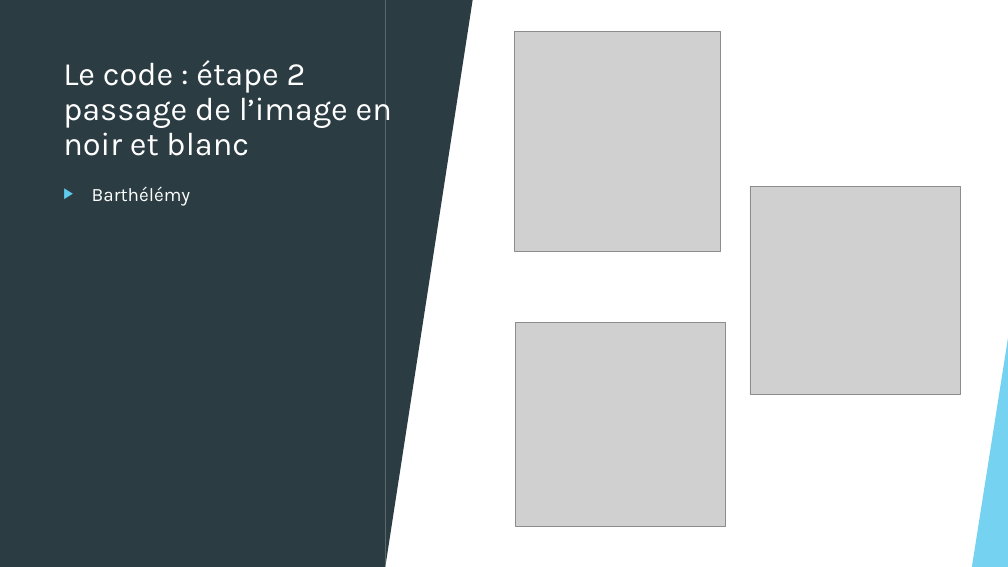
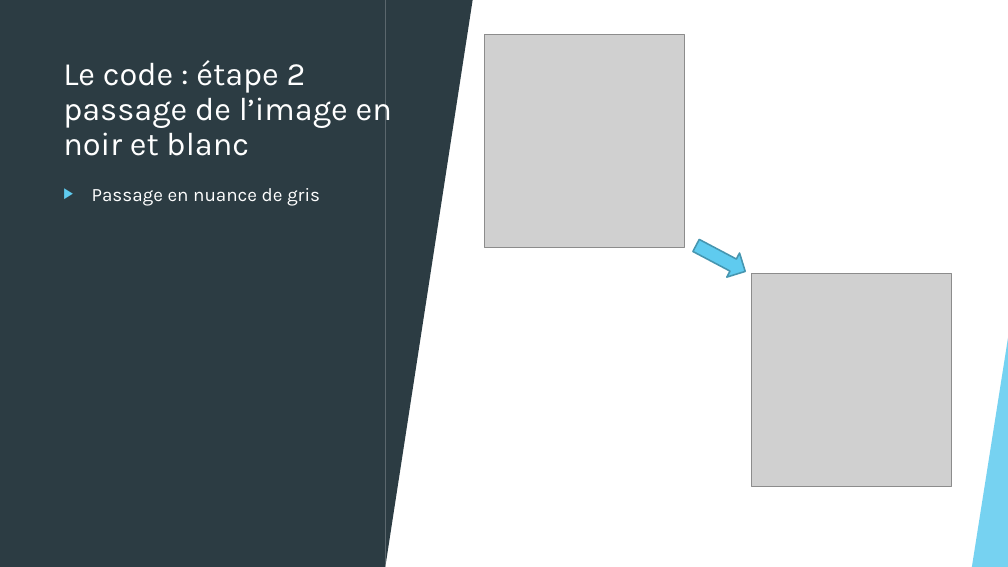
Before and after one commit to chloemuller/sudoku, a slide deck: slide 5 of slide_présentation.pptx. Drawn at 1008x567 pixels with LibreOffice and Linux fonts; fonts in the diff are those of the drawing; grey boxes stand for pictures. Boxes give left, top, right and bottom in pixels: in the first picture for what was removed or moved away, otherwise in the second. Text is boxed around its words. In the diff, an @@ line names an element or a change of style, - is before the commit and + after.

Commit message:
slides

```diff
--- a/slide_présentation.pptx
+++ b/slide_présentation.pptx
@@ picture: place and size @@
-picture at [515,32,721,251]
+picture at [484,35,684,248]
@@ text at [92,188,320,206]: text changed @@
-▶ Barthélémy
+▶ Passage en nuance de gris
@@ picture removed at [750,186,960,395] @@
@@ right arrow added at [690,233,752,284], fill #5FCBEF, outline #4696B1 1.5 pt @@
@@ picture added at [752,274,952,487] @@
@@ picture removed at [516,322,726,526] @@
```
Also in this commit, not shown: 2 slides added, 1 slide removed.
